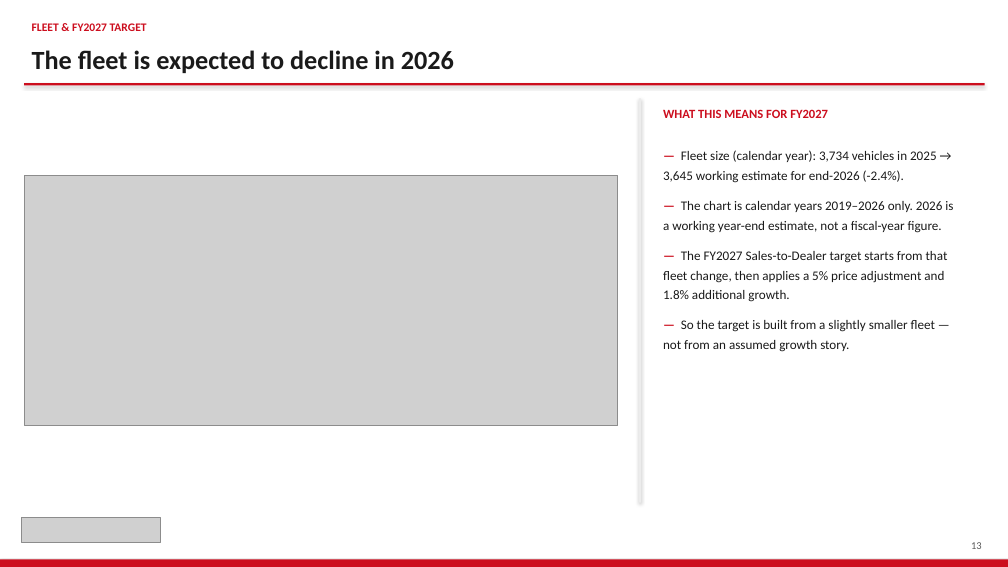
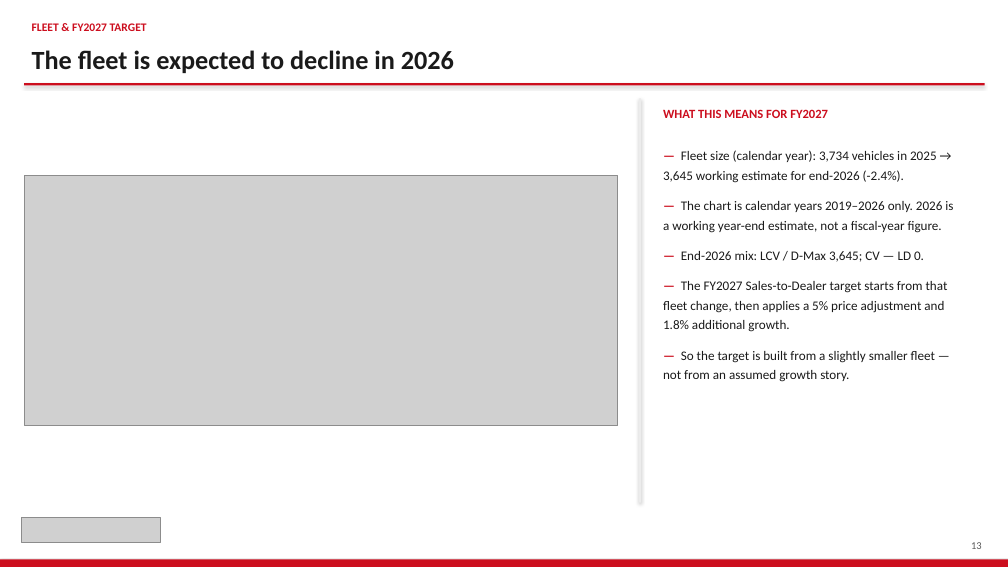
Before and after one commit to jeromio1987/ISZE, a slide deck: slide 13 of 09_meetings/HUNGARY_Sales_Review_2026/ISZE_HUNGARY_Sales_Review_FY2027_ModeA_only.pptx. Drawn at 1008x567 pixels with LibreOffice and Linux fonts; fonts in the diff are those of the drawing; grey boxes stand for pictures. Boxes give left, top, right and bottom in pixels: in the first picture for what was removed or moved away, otherwise in the second. Text is boxed around its words. In the diff, an @@ line names an element or a change of style, - is before the commit and + after.

```diff
--- a/09_meetings/HUNGARY_Sales_Review_2026/ISZE_HUNGARY_Sales_Review_FY2027_ModeA_only.pptx
+++ b/09_meetings/HUNGARY_Sales_Review_2026/ISZE_HUNGARY_Sales_Review_FY2027_ModeA_only.pptx
@@ text at [681, 251, 924, 262]: paragraph added @@
+— End-2026 mix: LCV / D-Max 3,645; CV — LD 0.
```
Also in this commit, not shown: 9 other files.
